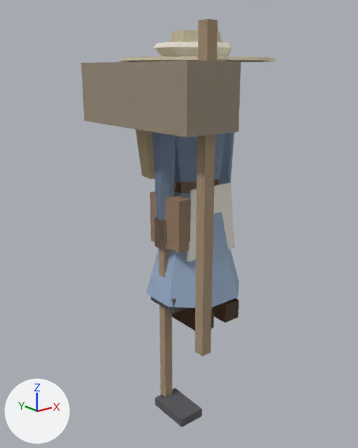
The glTF model game/assets/modelle/figur_halbling.glb as it was, and as the next commit left it.
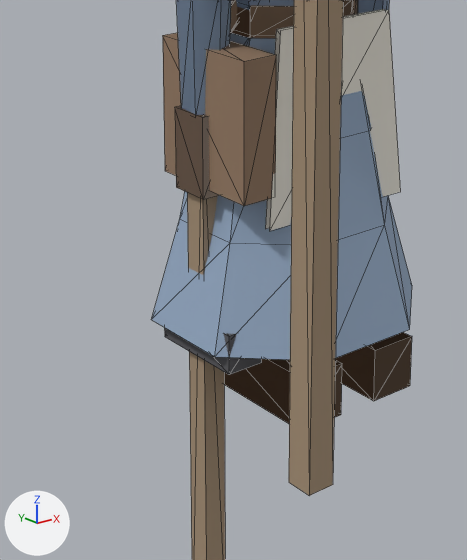
Old and new are each drawn whole from a camera (50 mm lens) standing at (-1.385, -1.621, 1.096) and looking at (-0.054, 0.043, 0.431) and again close up on the part from 26% to 72% of the width and 40% to 85% of the height. Arrows for +X, +Y and +Z are at lower left; the lights stay in place. The older version's two pictures come first. The close-ups show mesh edges as thin lines.

Names of what the first close-up shows: 'Hacke', 'Hammer', 'Koerper_Frau', 'Koerper_Mann', 'Schuerze', 'Stab', 'Tasche'.
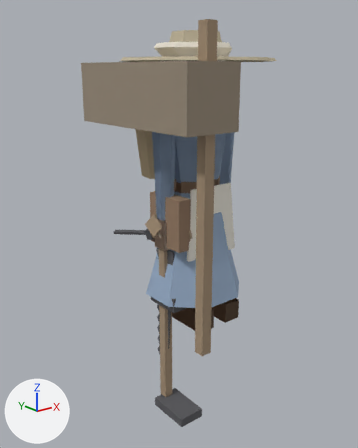
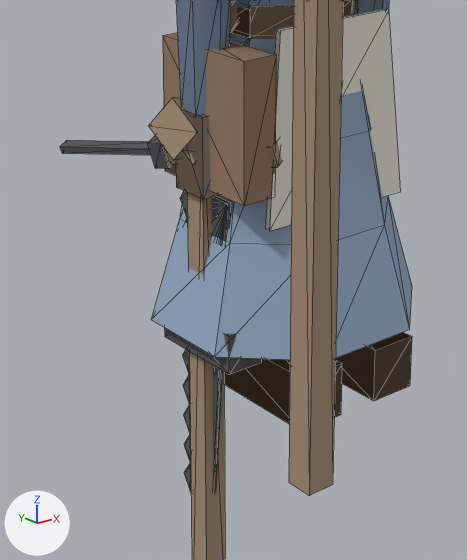
Changed parts and their boxes (x1, y1, x2, y2) in the close-ups (467 x 560 px):
'Saege', added
    after: (180, 191, 231, 492)
'Drechseleisen', added
    after: (60, 136, 282, 169)
'Hobel', added (brown)
    after: (149, 97, 196, 165)

The change in detail:
Mesh me_saege is new.
It has 54 vertices, 100 faces and spans x -0.18..-0.15, y -0.06..0.063, z -0.197..0.498.
It uses material mat_figur.
Mesh me_hobel is new.
It has 32 vertices, 48 faces and spans x -0.22..0.052, y -0.028..0.138, z 0.361..0.504.
It uses material mat_figur.
Mesh me_drechseleisen is new.
It has 24 vertices, 36 faces and spans x -0.279..-0.094, y -0.126..0.247, z 0.378..0.462.
It uses material mat_figur.
Object 'Saege' (ob_saege) is new; it shows me_saege.
Its location is (0.0, 0.0, 0.0).
Object 'Hobel' (ob_hobel) is new; it shows me_hobel.
Its location is (0.0, 0.0, 0.0).
Object 'Drechseleisen' (ob_drechseleisen) is new; it shows me_drechseleisen.
Its location is (0.0, 0.0, 0.0).
